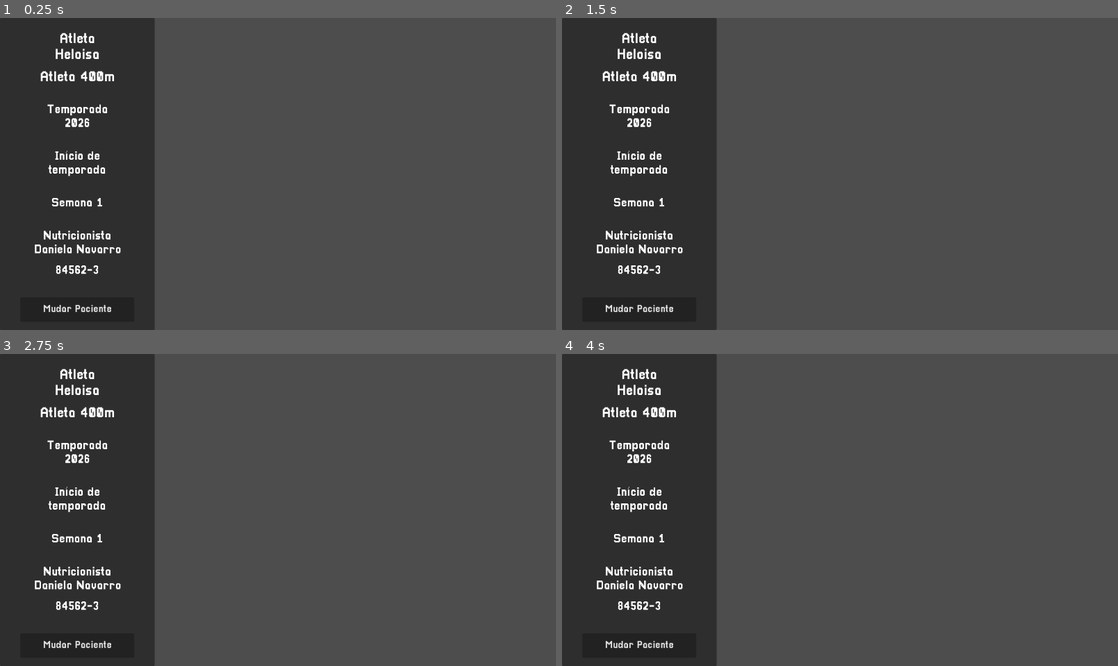
Above: before the commit, frames 1-4 (two rows, left to right).
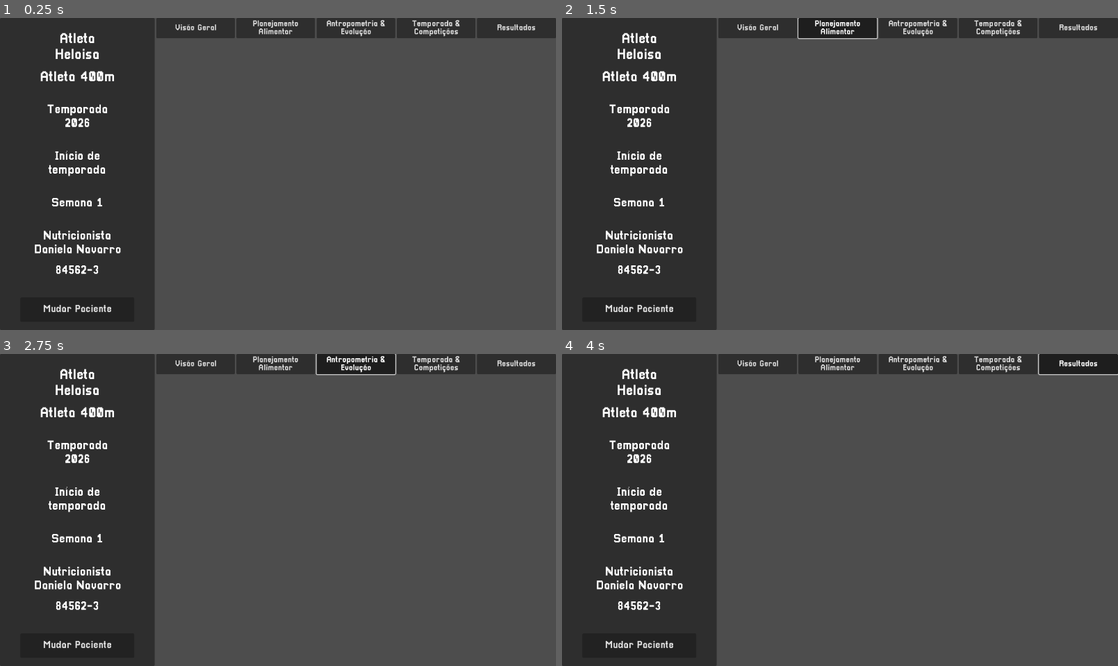
Above: after the commit, the same moments.

Repository: Deddon/simulador-de-esportistas
Game: Godot game, scene res://features/menus/main_menu/new_main_menu.tscn
Same seed, same stepped clock (60 frames per second), same inputs: the game is played once before the commit and once after it.
Inputs (mouse positions are in pixels of both pictures, inside the frame that each line leads up to):
- Up to frame 1 (0.25 s): no input
- Up to frame 2 (1.5 s): click (756, 27) at 0.5 s, where only the run after the commit has a clickable "Visão Geral"; click (840, 27) at 1.25 s, where only the run after the commit has a clickable "Planejamento Alimentar"
- Up to frame 3 (2.75 s): click (355, 363) at 2 s, where only the run after the commit has a clickable "Antropometria & Evolução"
- Up to frame 4 (4 s): click (995, 363) at 2.75 s, where only the run after the commit has a clickable "Temporada & Competições"; click (1079, 363) at 3.5 s, where only the run after the commit has a clickable "Resultados"

The runs differ from the first frame. In frame 1, 4.4% of the frame differs, in the area x 28-100%, y 0-7%; in frame 2, 4.5%; in frame 3, 4.5%; in frame 4, 4.5%.

Commit message:
Improve main menu workspace tabs.

Diff:
--- a/features/menus/main_menu/new_main_menu.gd
+++ b/features/menus/main_menu/new_main_menu.gd
@@ -14,7 +14,7 @@
 func _ready() -> void:
 	var demo_sportsman: Sportsman = preload("res://shared/resources/sportsman/heloisa_four_hundred_meters_runner.tres")
 
-	game_watch.ticked.connect(func(): game_watch.print_simulated_datetime())
+	#game_watch.ticked.connect(func(): game_watch.print_simulated_datetime())
 	side_bar.sportsman_change_requested.connect(_change_sportsman)
 
 	game_watch.set_start_datetime_at_business_hour()
--- a/features/menus/main_menu/new_main_menu.tscn
+++ b/features/menus/main_menu/new_main_menu.tscn
@@ -1,10 +1,11 @@
-[gd_scene load_steps=6 format=3 uid="uid://8lavtnbaoq37"]
+[gd_scene load_steps=7 format=3 uid="uid://8lavtnbaoq37"]
 
 [ext_resource type="PackedScene" uid="uid://ltyy6bdqfl" path="res://features/menus/main_menu/game_watch/game_watch.tscn" id="1_6a2ef"]
 [ext_resource type="Theme" uid="uid://b0kpgts88gl8a" path="res://shared/resources/themes/common_theme.tres" id="1_i0reu"]
 [ext_resource type="Script" uid="uid://m316if3bomld" path="res://features/menus/main_menu/new_main_menu.gd" id="1_ouw26"]
 [ext_resource type="PackedScene" uid="uid://cltr4tytr71hf" path="res://features/menus/main_menu/welcome_view/welcome_view.tscn" id="3_i8f6i"]
 [ext_resource type="PackedScene" uid="uid://jbnnednhmvd4" path="res://features/menus/main_menu/side_bar/side_bar.tscn" id="4_217j6"]
+[ext_resource type="PackedScene" uid="uid://br404k3amkk2v" path="res://features/menus/main_menu/workspace/workspace.tscn" id="5_w0uvm"]
 
 [node name="NewMainMenu" type="Control" node_paths=PackedStringArray("side_bar")]
 layout_mode = 3
@@ -31,5 +32,9 @@
 [node name="SideBar" parent="ViewportContainer" instance=ExtResource("4_217j6")]
 layout_mode = 2
 
+[node name="Workspace" parent="ViewportContainer" instance=ExtResource("5_w0uvm")]
+custom_minimum_size = Vector2(0, 0)
+layout_mode = 2
+
 [node name="WelcomeView" parent="." instance=ExtResource("3_i8f6i")]
 visible = false
--- /dev/null
+++ b/features/menus/main_menu/workspace/workspace.gd
@@ -0,0 +1,27 @@
+class_name MainMenuWorkspace
+extends Control
+
+
+@export var main_container: Container
+@export var tabs_container: Container
+
+
+func _ready() -> void:
+	_create_tabs_button_group()
+
+
+func _create_tabs_button_group() -> void:
+	var tabs_button_group := ButtonGroup.new()
+
+	for tab: MainMenuWorkspaceTab in tabs_container.get_children():
+		tab.mouse_detector_button.button_group = tabs_button_group
+		tab.tab_selected.connect(_handle_tab_selection.bind(tab))
+		tab.tab_desselected.connect(_handle_tab_desselection.bind(tab))
+
+
+func _handle_tab_selection(_tab_packed_scene: PackedScene, _selected_tab: MainMenuWorkspaceTab) -> void:
+	pass
+
+
+func _handle_tab_desselection(_selected_tab: MainMenuWorkspaceTab) -> void:
+	pass
--- /dev/null
+++ b/features/menus/main_menu/workspace/workspace.tscn
@@ -0,0 +1,66 @@
+[gd_scene load_steps=3 format=3 uid="uid://br404k3amkk2v"]
+
+[ext_resource type="Script" uid="uid://1itkwfke63pn" path="res://features/menus/main_menu/workspace/workspace.gd" id="1_mbgqg"]
+[ext_resource type="PackedScene" uid="uid://x2w8as7u0i7q" path="res://features/menus/main_menu/workspace/workspace_tab/workspace_tab.tscn" id="2_gv5mi"]
+
+[node name="Workspace" type="Control" node_paths=PackedStringArray("main_container", "tabs_container")]
+custom_minimum_size = Vector2(982, 768)
+layout_mode = 3
+anchors_preset = 11
+anchor_left = 1.0
+anchor_right = 1.0
+anchor_bottom = 1.0
+grow_horizontal = 0
+grow_vertical = 2
+size_flags_horizontal = 3
+script = ExtResource("1_mbgqg")
+main_container = NodePath("MainContainer")
+tabs_container = NodePath("MainContainer/TabsContainer")
+metadata/_edit_group_ = true
+metadata/_edit_lock_ = true
+
+[node name="ReferenceRect" type="ReferenceRect" parent="."]
+layout_mode = 1
+anchors_preset = 15
+anchor_right = 1.0
+anchor_bottom = 1.0
+grow_horizontal = 2
+grow_vertical = 2
+border_width = 4.0
+
+[node name="MainContainer" type="VBoxContainer" parent="."]
+layout_mode = 1
+anchors_preset = 15
+anchor_right = 1.0
+anchor_bottom = 1.0
+grow_horizontal = 2
+grow_vertical = 2
+
+[node name="TabsContainer" type="HBoxContainer" parent="MainContainer"]
+custom_minimum_size = Vector2(0, 45)
+layout_mode = 2
+
+[node name="VisaoGeral" parent="MainContainer/TabsContainer" instance=ExtResource("2_gv5mi")]
+layout_mode = 2
+size_flags_horizontal = 3
+tab_name = "Visão Geral"
+
+[node name="PlanejamentoAlimentar" parent="MainContainer/TabsContainer" instance=ExtResource("2_gv5mi")]
+layout_mode = 2
+size_flags_horizontal = 3
+tab_name = "Planejamento Alimentar"
+
+[node name="Antropometria&Evolucao" parent="MainContainer/TabsContainer" instance=ExtResource("2_gv5mi")]
+layout_mode = 2
+size_flags_horizontal = 3
+tab_name = "Antropometria & Evolução"
+
+[node name="Temporada&Competicoes" parent="MainContainer/TabsContainer" instance=ExtResource("2_gv5mi")]
+layout_mode = 2
+size_flags_horizontal = 3
+tab_name = "Temporada & Competições"
+
+[node name="Resultados" parent="MainContainer/TabsContainer" instance=ExtResource("2_gv5mi")]
+layout_mode = 2
+size_flags_horizontal = 3
+tab_name = "Resultados"
--- /dev/null
+++ b/features/menus/main_menu/workspace/workspace_tab/workspace_tab.gd
@@ -0,0 +1,31 @@
+@tool
+class_name MainMenuWorkspaceTab
+extends Control
+
+
+signal tab_selected(current_scene: PackedScene)
+signal tab_desselected()
+
+
+@export var tab_name: String = "Tab":
+	set(new_tab_name):
+		if not new_tab_name.is_empty():
+			tab_name = new_tab_name
+		else:
+			tab_name = "Tab"
+
+		mouse_detector_button.text = tab_name
+
+@export var current_packed_scene: PackedScene
+@export var mouse_detector_button: Button
+
+
+func _ready() -> void:
+	mouse_detector_button.toggled.connect(_handle_tab_selection)
+
+
+func _handle_tab_selection(is_toggled: bool) -> void:
+	if is_toggled:
+		tab_selected.emit(current_packed_scene)
+	else:
+		tab_desselected.emit()
--- /dev/null
+++ b/features/menus/main_menu/workspace/workspace_tab/workspace_tab.tscn
@@ -0,0 +1,25 @@
+[gd_scene load_steps=3 format=3 uid="uid://x2w8as7u0i7q"]
+
+[ext_resource type="Theme" uid="uid://b0kpgts88gl8a" path="res://shared/resources/themes/common_theme.tres" id="1_5aqfg"]
+[ext_resource type="Script" uid="uid://dgxfx32jwi877" path="res://features/menus/main_menu/workspace/workspace_tab/workspace_tab.gd" id="1_jwbuj"]
+
+[node name="WorkspaceTab" type="Control" node_paths=PackedStringArray("mouse_detector_button")]
+custom_minimum_size = Vector2(150, 50)
+layout_mode = 3
+anchors_preset = 0
+theme = ExtResource("1_5aqfg")
+script = ExtResource("1_jwbuj")
+mouse_detector_button = NodePath("MouseDetector")
+
+[node name="MouseDetector" type="Button" parent="."]
+layout_mode = 1
+anchors_preset = 15
+anchor_right = 1.0
+anchor_bottom = 1.0
+grow_horizontal = 2
+grow_vertical = 2
+mouse_default_cursor_shape = 2
+theme_override_font_sizes/font_size = 20
+toggle_mode = true
+text = "Tab"
+autowrap_mode = 3
Not shown, added: features/menus/main_menu/workspace/workspace.gd.uid
Not shown, added: features/menus/main_menu/workspace/workspace_tab/workspace_tab.gd.uid
